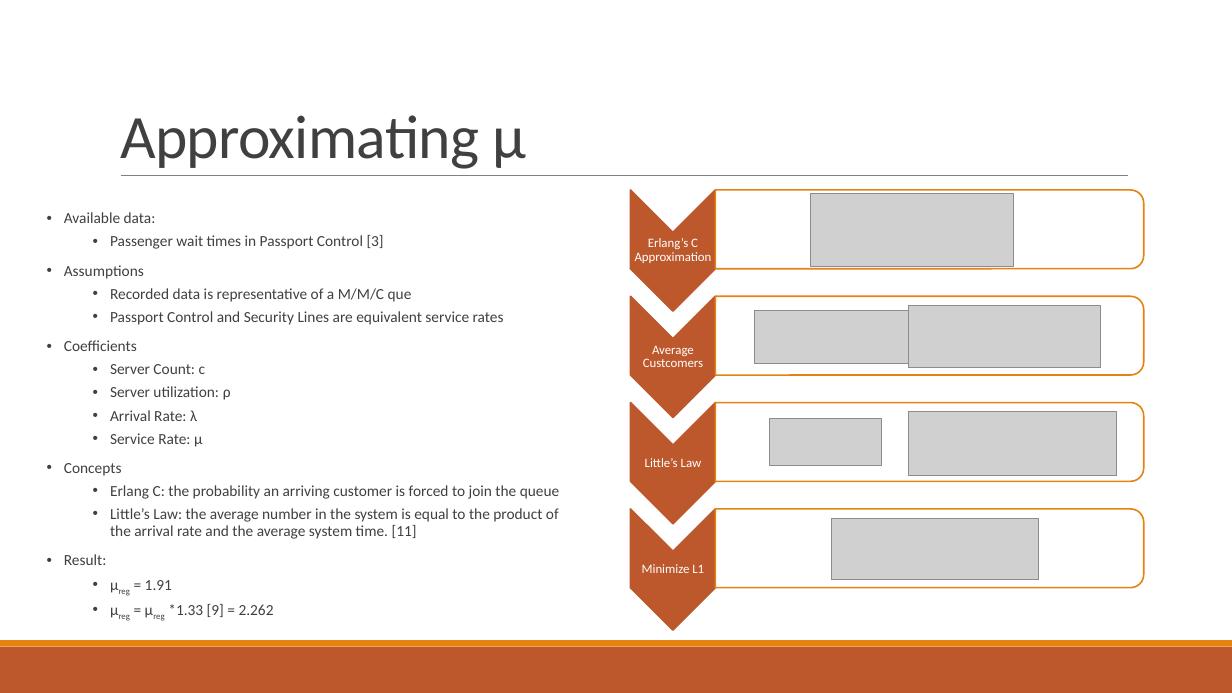
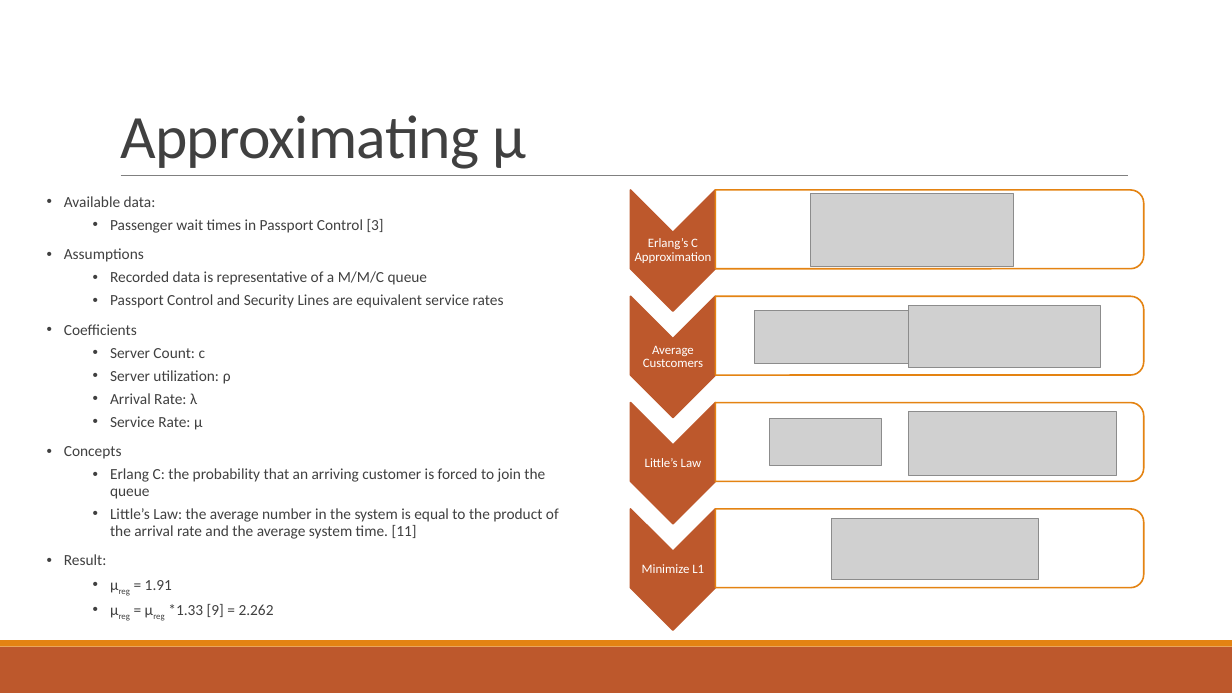
Before and after one commit to kayleeisokay/AM115_HW, a slide deck: slide 6 of Group Project 2/Analysis of Airport Security With Queuing Theory.pptx. Drawn at 1232x693 pixels with LibreOffice and Linux fonts; fonts in the diff are those of the drawing; grey boxes stand for pictures. Boxes give left, top, right and bottom in pixels: in the first picture for what was removed or moved away, otherwise in the second. Text is boxed around its words. In the diff, an @@ line names an element or a change of style, - is before the commit and + after.

```diff
--- a/Group Project 2/Analysis of Airport Security With Queuing Theory.pptx
+++ b/Group Project 2/Analysis of Airport Security With Queuing Theory.pptx
@@ text at (110,271,428,285): text changed @@
-  • Recorded data is representative of a M/M/C que
+  • Recorded data is representative of a M/M/C queue
@@ text at (110,468,545,499): text changed @@
-  • Erlang C: the probability an arriving customer is forced to join the queue
+  • Erlang C: the probability that an arriving customer is forced to join the queue
```
Also in this commit, not shown: 1 other slide changed.
